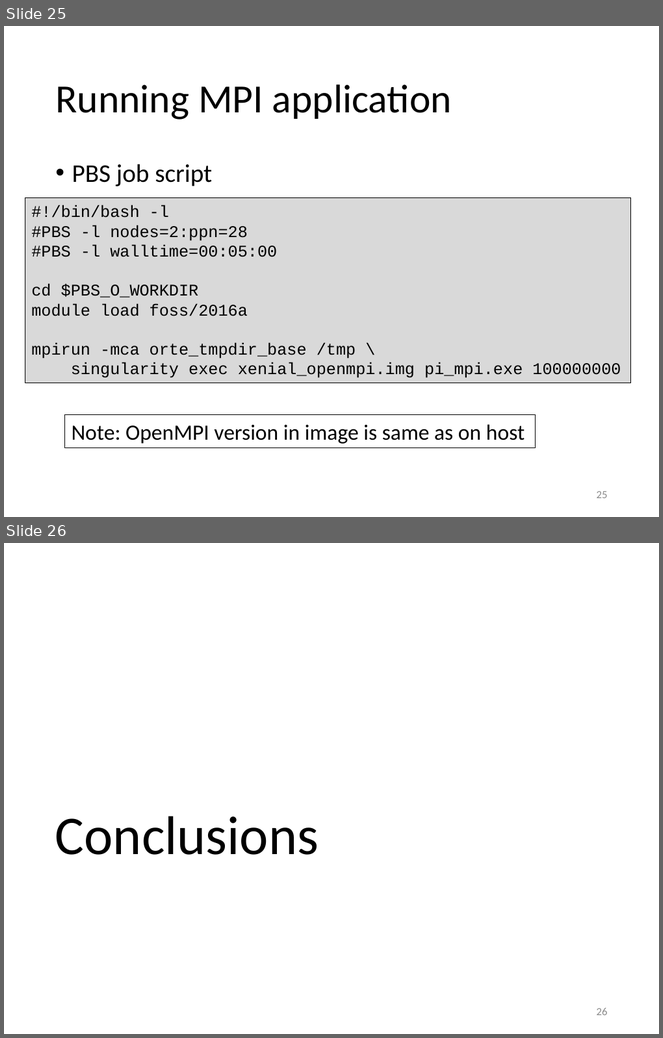
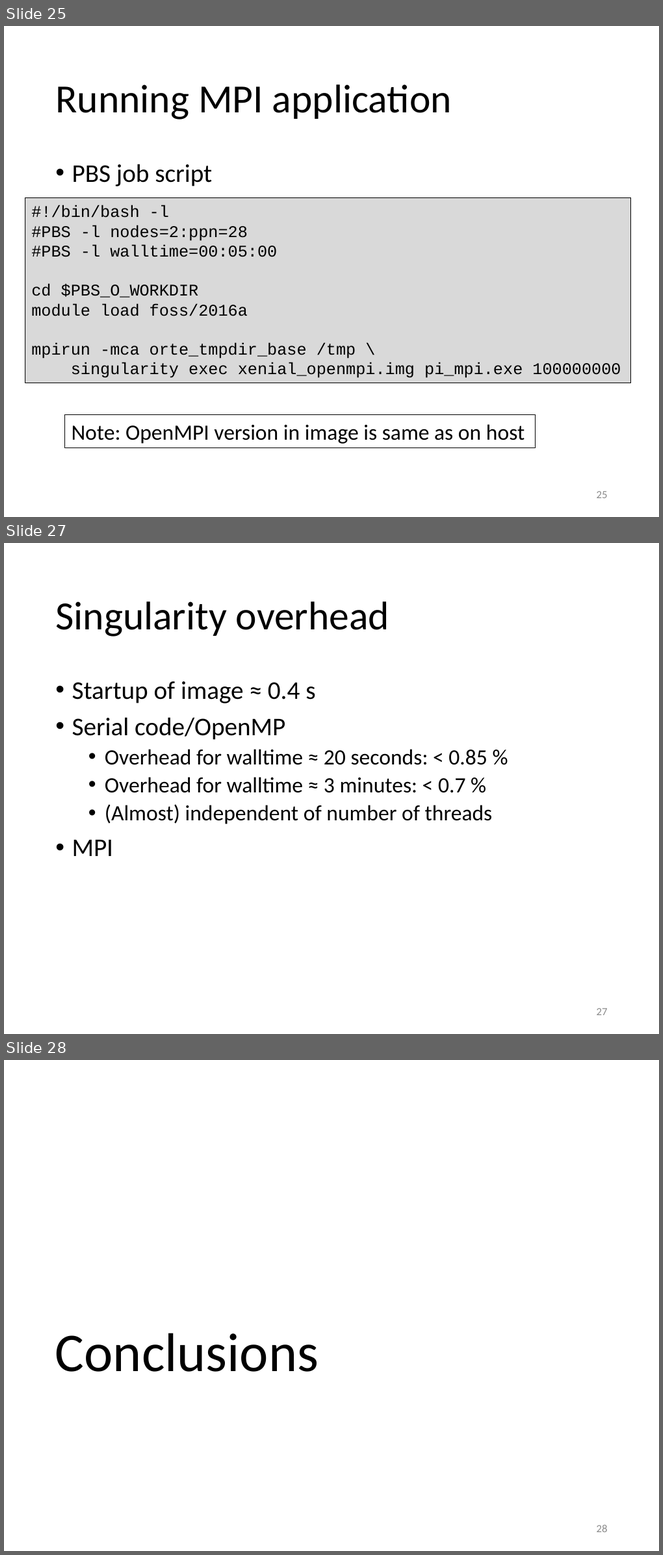
Before and after one commit to gjbex/training-material, a slide deck: Virtualization/singularity.pptx. Shown one above the other, each under a label of ours: slides 25 and 26 before the commit, slides 25, 27 and 28 after it; the slides between them are not shown. The pictures are 663x1038 and 663x1555 pixels, drawn with LibreOffice and Linux fonts; fonts in the diff are those of the drawing. Boxes give left, top, right and bottom in pixels: in the first picture for what was removed or moved away, otherwise in the second. Text is boxed around its words. In the diff, an @@ line names an element or a change of style, - is before the commit and + after.

Commit message:
Added serial/OpenMP overhead figures

```diff
--- a/Virtualization/singularity.pptx
+++ b/Virtualization/singularity.pptx
@@ slide 27 added at (4,543,659,1034), background #FFFFFF @@
@@ title added at (55,601,389,637), 44 pt, text #000000 @@
+Singularity overhead
@@ text added at (72,681,493,856), 24 pt, text #000000 @@
+• Startup of image ≈ 0.4 s
+• Serial code/OpenMP
+  • Overhead for walltime ≈ 20 seconds: < 0.85 %
+  • Overhead for walltime ≈ 3 minutes: < 0.7 %
+  • (Almost) independent of number of threads
+• MPI
@@ page number added at (597,1008,608,1016), 12 pt, text #8C8C8C @@
+27
@@ what was slide 26 is now slide 28 @@
@@ page number at (597,1525,608,1533): text changed @@
-26
+28
```
Also in this commit, not shown: 1 other slide added.
